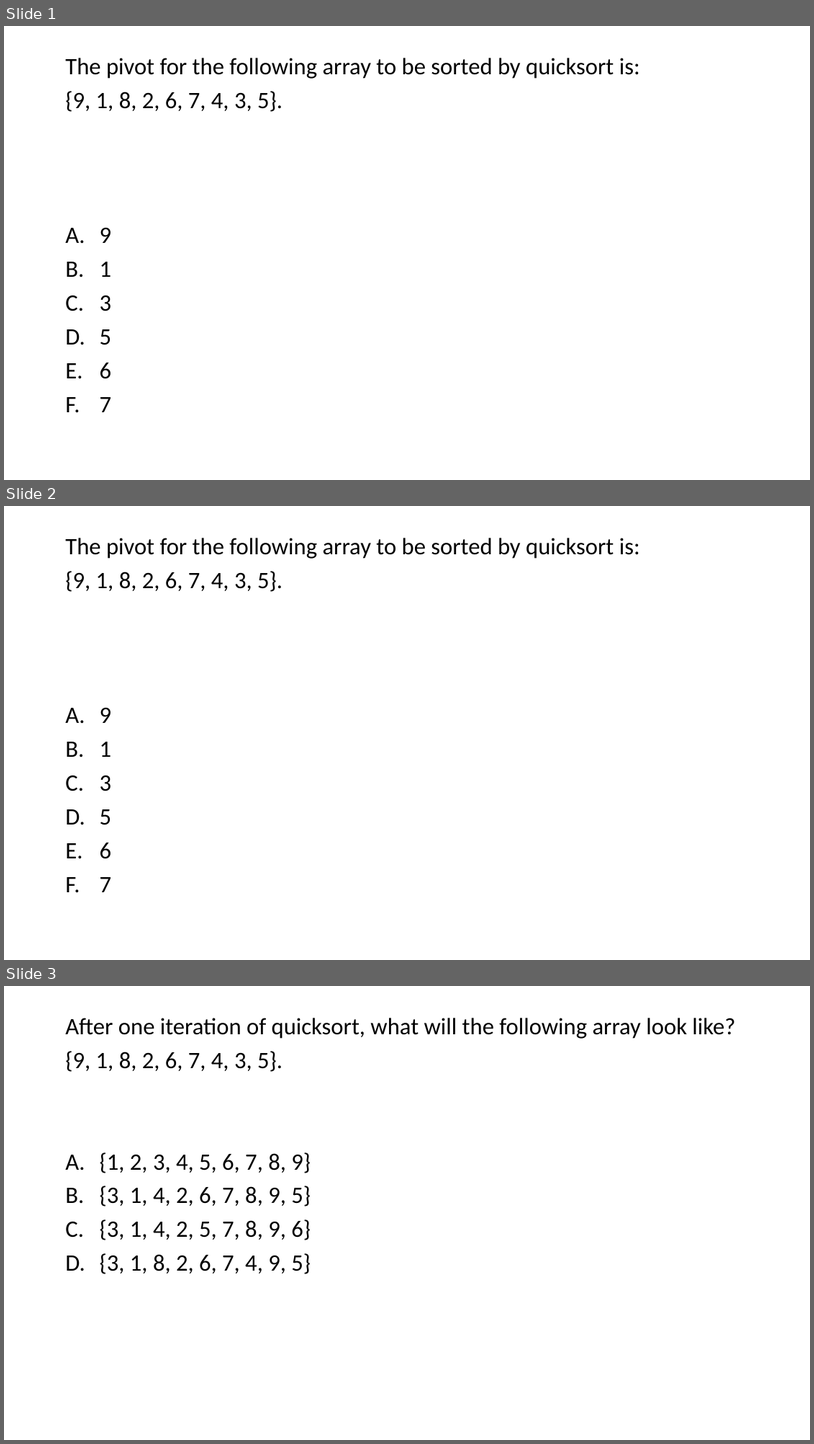
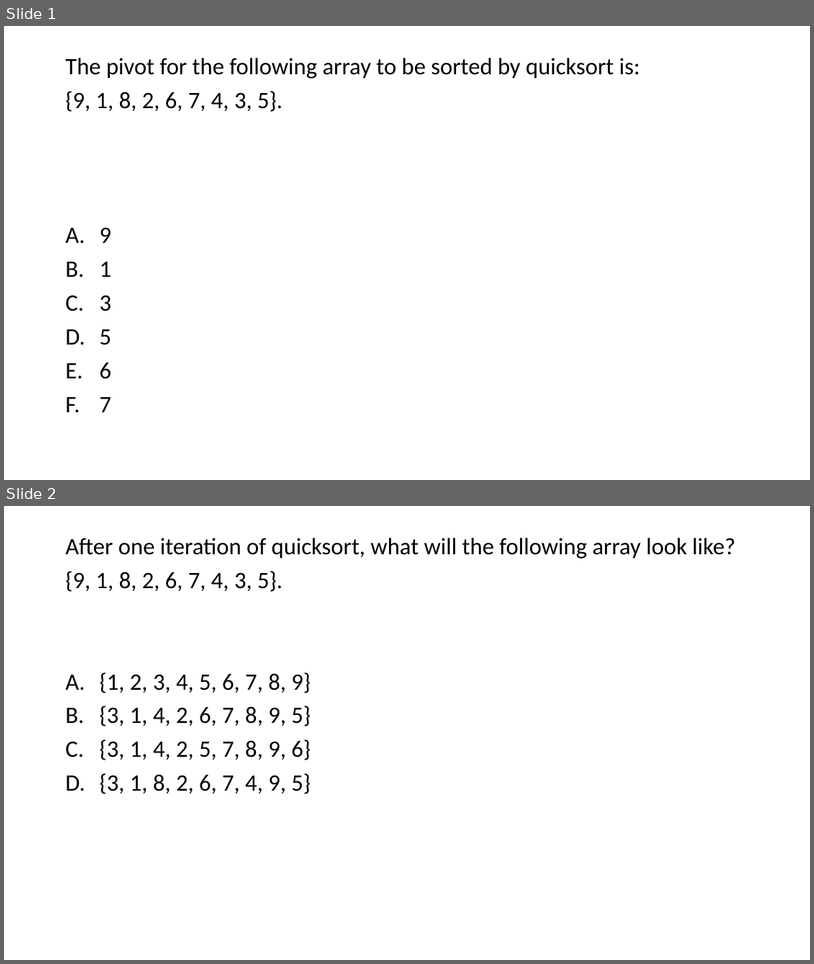
Before and after one commit to acarteas/Teaching-DataStructures, a slide deck: lectures/2018-04-26 quicksort and radix/clicker questions.pptx. Shown one above the other, each under a label of ours: slides 1, 2 and 3 before the commit, slides 1 and 2 after it. The pictures are 814x1444 and 814x964 pixels, drawn with LibreOffice and Linux fonts; fonts in the diff are those of the drawing. Boxes give left, top, right and bottom in pixels: in the first picture for what was removed or moved away, otherwise in the second. Text is boxed around its words. In the diff, an @@ line names an element or a change of style, - is before the commit and + after.

```diff
--- a/lectures/2018-04-26 quicksort and radix/clicker questions.pptx
+++ b/lectures/2018-04-26 quicksort and radix/clicker questions.pptx
@@ slide 2 removed at [4,506,810,960], background #FFFFFF @@
@@ text removed at [65,538,640,892] @@
-The pivot for the following array to be sorted by quicksort is:
-{9, 1, 8, 2, 6, 7, 4, 3, 5}.
-A. 9
-B. 1
-C. 3
-D. 5
-E. 6
-F. 7
@@ what was slide 3 is now slide 2 @@
```
Also in this commit, not shown: 1 slide added.
